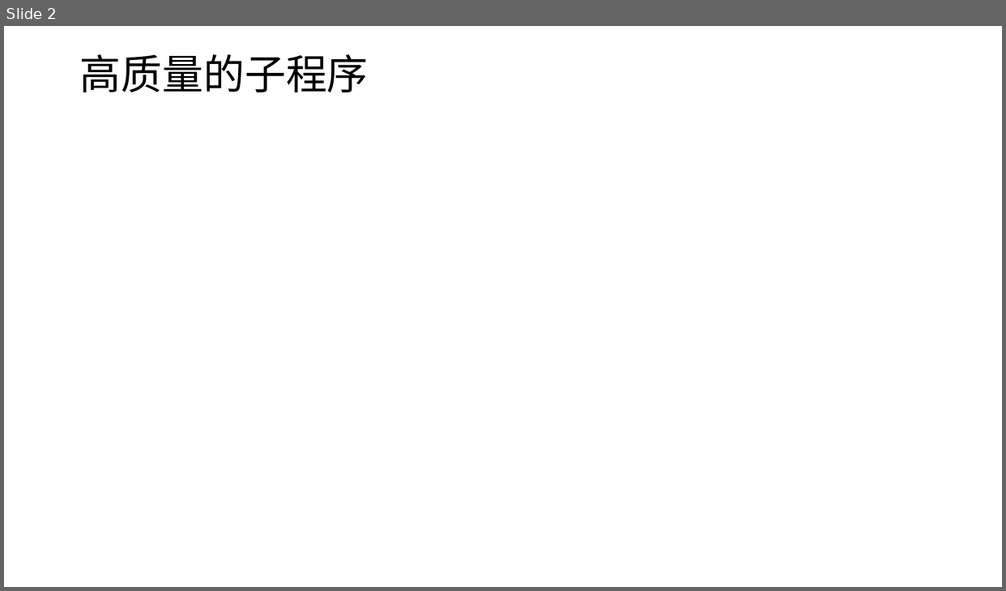
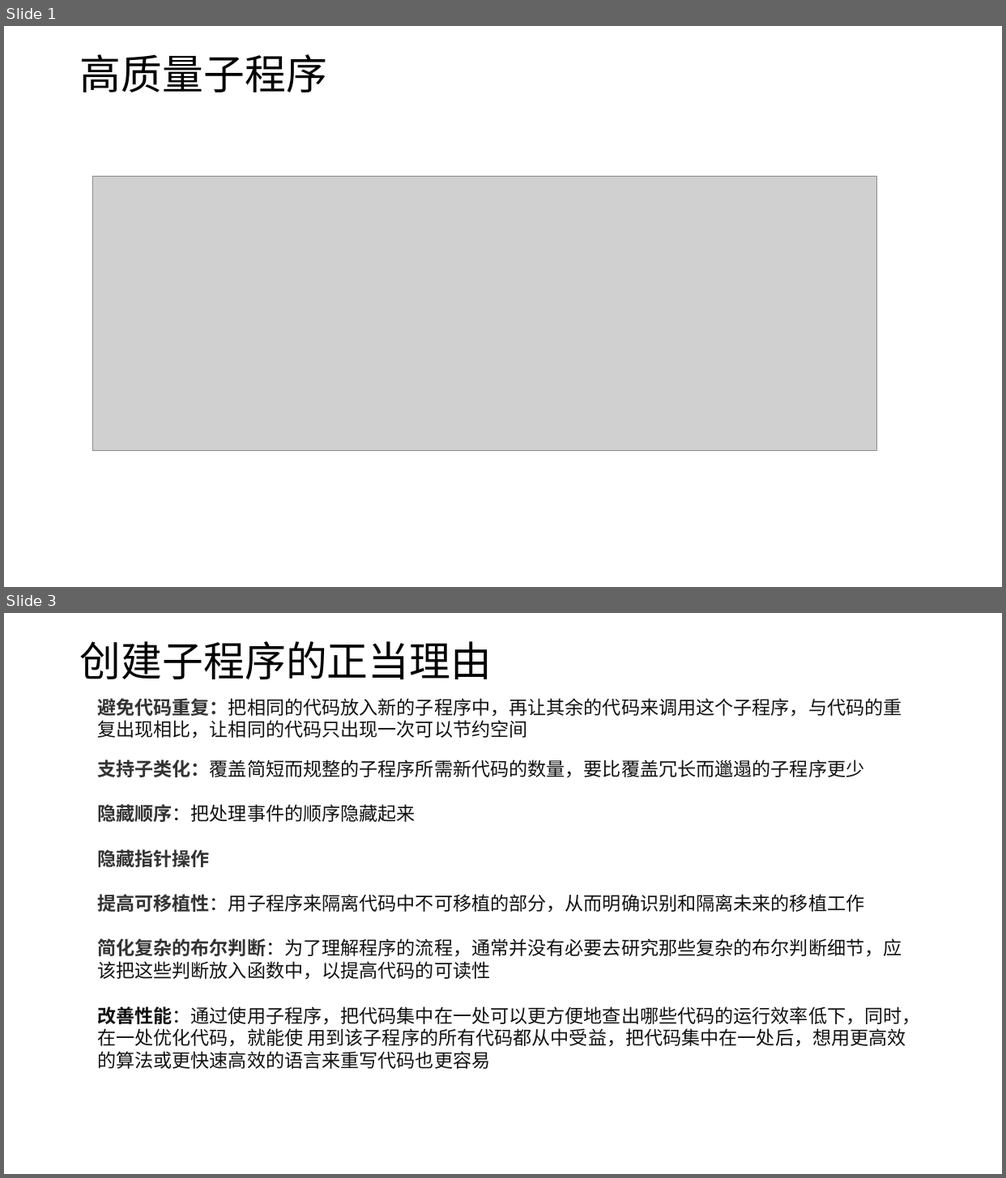
Before and after one commit to wswz963852/image, a slide deck: 演示文稿1.pptx. Shown one above the other, each under a label of ours: slide 2 before the commit, slides 1 and 3 after it; the slides between them are not shown. The pictures are 1006x591 and 1006x1178 pixels, drawn with LibreOffice and Linux fonts; fonts in the diff are those of the drawing; grey boxes stand for pictures. Boxes give left, top, right and bottom in pixels: in the first picture for what was removed or moved away, otherwise in the second. Text is boxed around its words. In the diff, an @@ line names an element or a change of style, - is before the commit and + after.

```diff
--- a/演示文稿1.pptx
+++ b/演示文稿1.pptx
@@ slide 3 added at (4, 613, 1002, 1174), background #FFFFFF @@
@@ title added at (80, 641, 492, 679), 39.6 pt, text #000000 @@
+创建子程序的正当理由
@@ text added at (97, 698, 901, 739), 18 pt, text #121212 @@
+避免代码重复：把相同的代码放入新的子程序中，再让其余的代码来调用这个子程序，与代码的重复出现相比，让相同的代码只出现一次可以节约空间
@@ text added at (97, 760, 920, 1069), 18 pt, text #121212 @@
+支持子类化：覆盖简短而规整的子程序所需新代码的数量，要比覆盖冗长而邋遢的子程序更少
+隐藏顺序：把处理事件的顺序隐藏起来
+隐藏指针操作
+提高可移植性：用子程序来隔离代码中不可移植的部分，从而明确识别和隔离未来的移植工作
+简化复杂的布尔判断：为了理解程序的流程，通常并没有必要去研究那些复杂的布尔判断细节，应该把这些判断放入函数中，以提高代码的可读性
+改善性能：通过使用子程序，把代码集中在一处可以更方便地查出哪些代码的运行效率低下，同时，在一处优化代码，就能使 用到该子程序的所有代码都从中受益，把代码集中在一处后，想用更高效的算法或更快速高效的语言来重写代码也更容易
@@ what was slide 2 is now slide 1 @@
@@ slide 1 changed as well @@
@@ title at (80, 54, 327, 92): text changed @@
-高质量的子程序
+高质量子程序
@@ picture added at (92, 177, 877, 450) @@
```
Also in this commit, not shown: 1 other slide changed, 5 other slides added, 1 slide removed.
